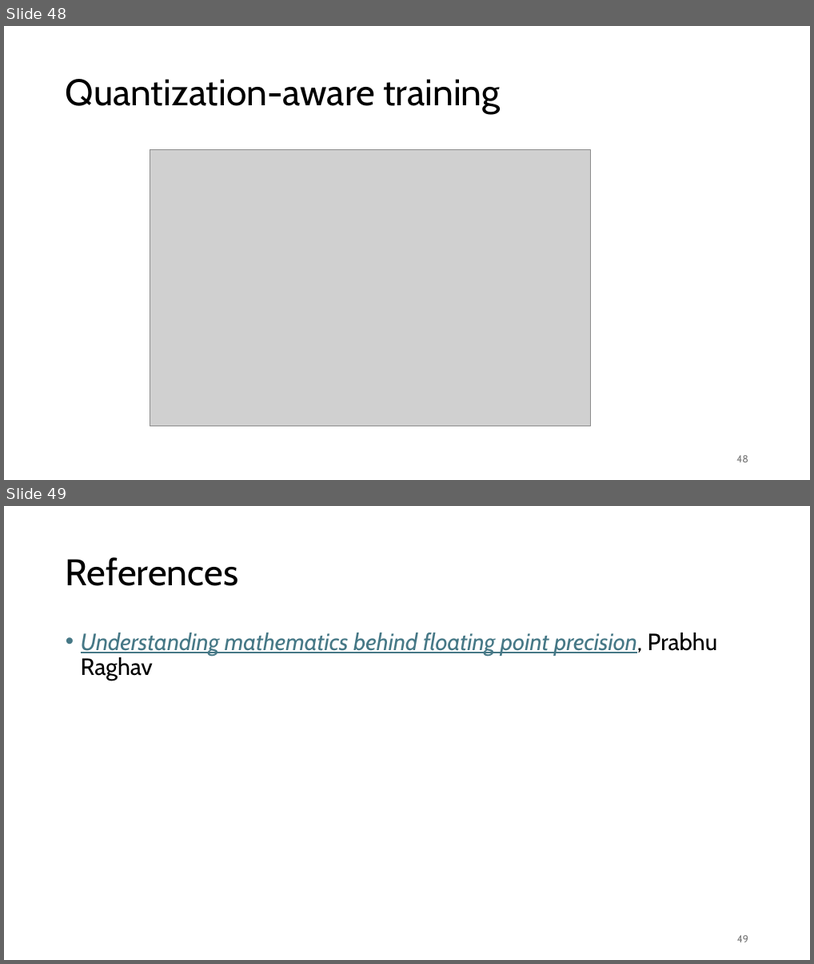
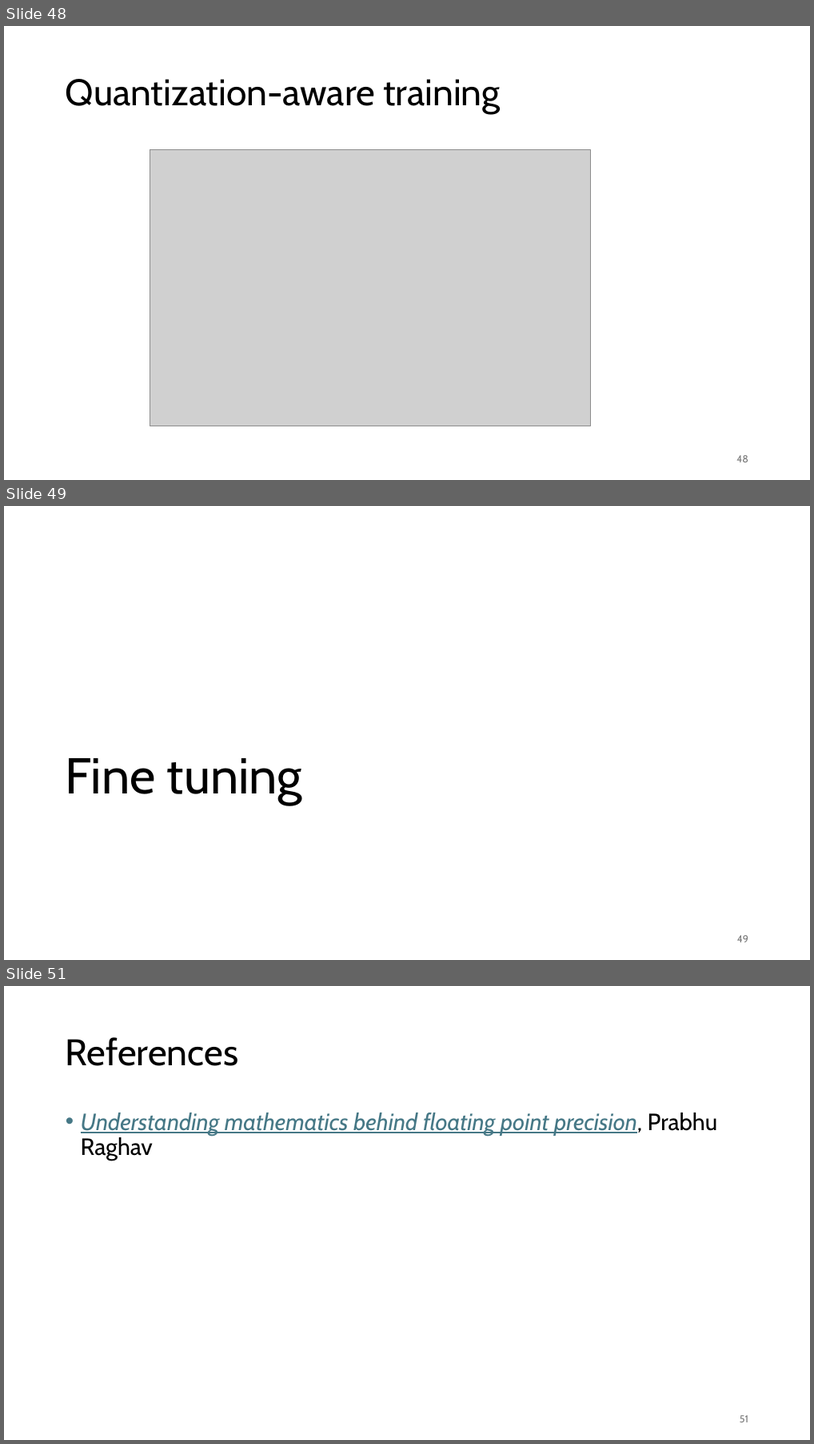
Before and after one commit to gjbex/Deploying-LLMs-locally, a slide deck: local_LLMs.pptx. Shown one above the other, each under a label of ours: slides 48 and 49 before the commit, slides 48, 49 and 51 after it; the slides between them are not shown. The pictures are 814x964 and 814x1444 pixels, drawn with LibreOffice and Linux fonts; fonts in the diff are those of the drawing; grey boxes stand for pictures. Boxes give left, top, right and bottom in pixels: in the first picture for what was removed or moved away, otherwise in the second. Text is boxed around its words. In the diff, an @@ line names an element or a change of style, - is before the commit and + after.

Commit message:
Add slide on fine-tuning

```diff
--- a/local_LLMs.pptx
+++ b/local_LLMs.pptx
@@ slide 49 added at (4, 506, 810, 960), background #FFFFFF @@
@@ title added at (65, 758, 302, 805), 60 pt, text #000000 @@
+Fine tuning
@@ page number added at (738, 935, 749, 942), 12 pt, text #797979 @@
+49
@@ what was slide 49 is now slide 51 @@
@@ page number at (740, 1415, 749, 1422): text changed @@
-49
+51
```
Also in this commit, not shown: 1 slide changed, 1 other slide added.
